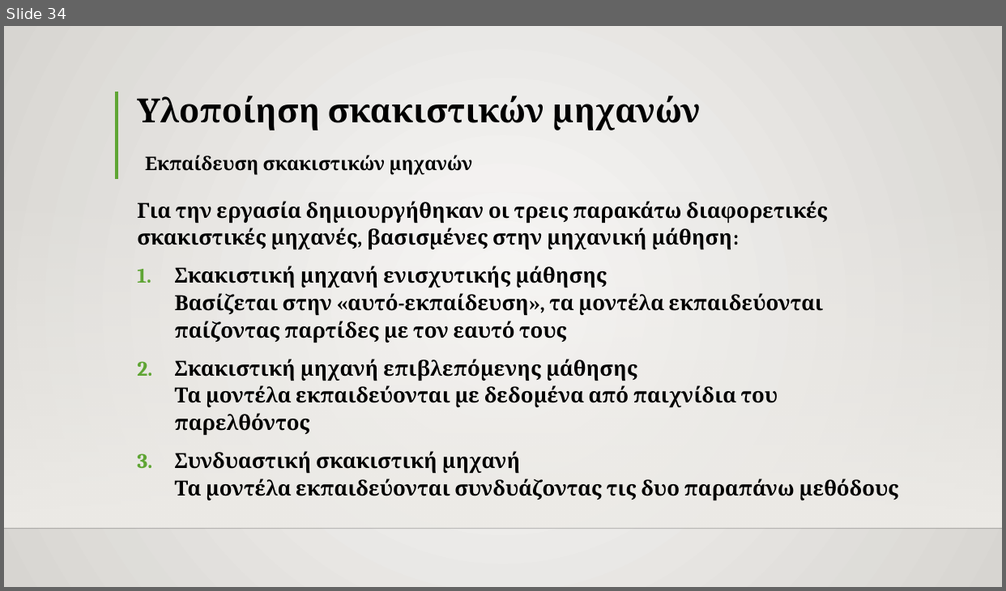
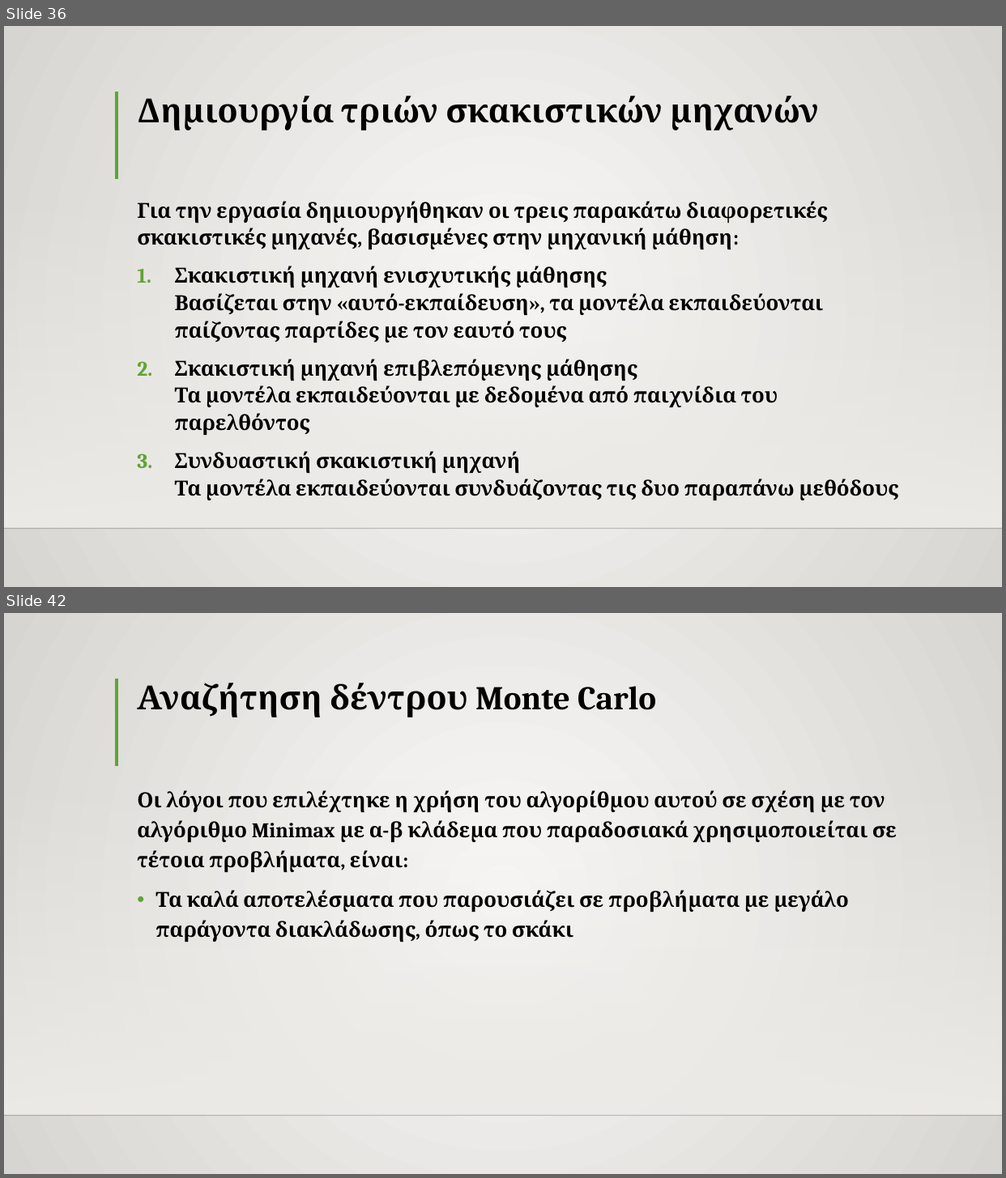
Before and after one commit to TheRazorace/Python-Chess-Engine, a slide deck: ΑΝΑΠΤΥΞΗ ΣΚΑΚΙΣΤΙΚΗΣ ΜΗΧΑΝΗΣ.pptx. Shown one above the other, each under a label of ours: slide 34 before the commit, slides 36 and 42 after it; the slides between them are not shown. The pictures are 1006x591 and 1006x1178 pixels, drawn with LibreOffice and Linux fonts; fonts in the diff are those of the drawing; background and template pictures are left out. Boxes give left, top, right and bottom in pixels: in the first picture for what was removed or moved away, otherwise in the second. Text is boxed around its words. In the diff, an @@ line names an element or a change of style, - is before the commit and + after.

```diff
--- a/ΑΝΑΠΤΥΞΗ ΣΚΑΚΙΣΤΙΚΗΣ ΜΗΧΑΝΗΣ.pptx
+++ b/ΑΝΑΠΤΥΞΗ ΣΚΑΚΙΣΤΙΚΗΣ ΜΗΧΑΝΗΣ.pptx
@@ slide 42 added at (4,613,1002,1174), background gradient #FAFAF9 to #D7D5D2; not listed: 3 template elements that a slide beside it also shows @@
@@ title added at (137,683,656,717), 32 pt, text #000000, bold @@
+Αναζήτηση δέντρου Monte Carlo
@@ text added at (137,790,897,942), 20 pt, text #000000, bold @@
+Οι λόγοι που επιλέχτηκε η χρήση του αλγορίθμου αυτού σε σχέση με τον αλγόριθμο Minimax με α-β κλάδεμα που παραδοσιακά χρησιμοποιείται σε τέτοια προβλήματα, είναι:
+• Τα καλά αποτελέσματα που παρουσιάζει σε προβλήματα με μεγάλο παράγοντα διακλάδωσης, όπως το σκάκι
@@ what was slide 34 is now slide 36 @@
@@ slide 36 changed as well @@
@@ title at (137,96,819,130): text changed @@
-Υλοποίηση σκακιστικών μηχανών
+Δημιουργία τριών σκακιστικών μηχανών
@@ text removed at (145,155,472,175) @@
-Εκπαίδευση σκακιστικών μηχανών
```
Also in this commit, not shown: 19 other slides changed, 7 other slides added.
